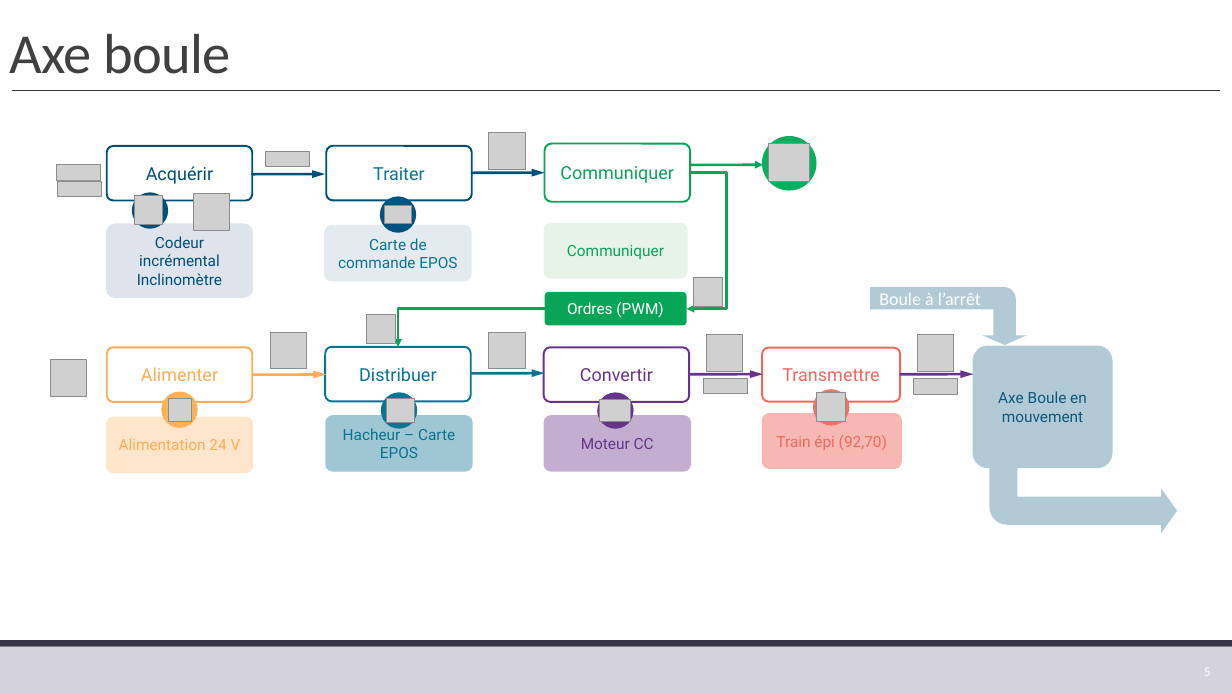
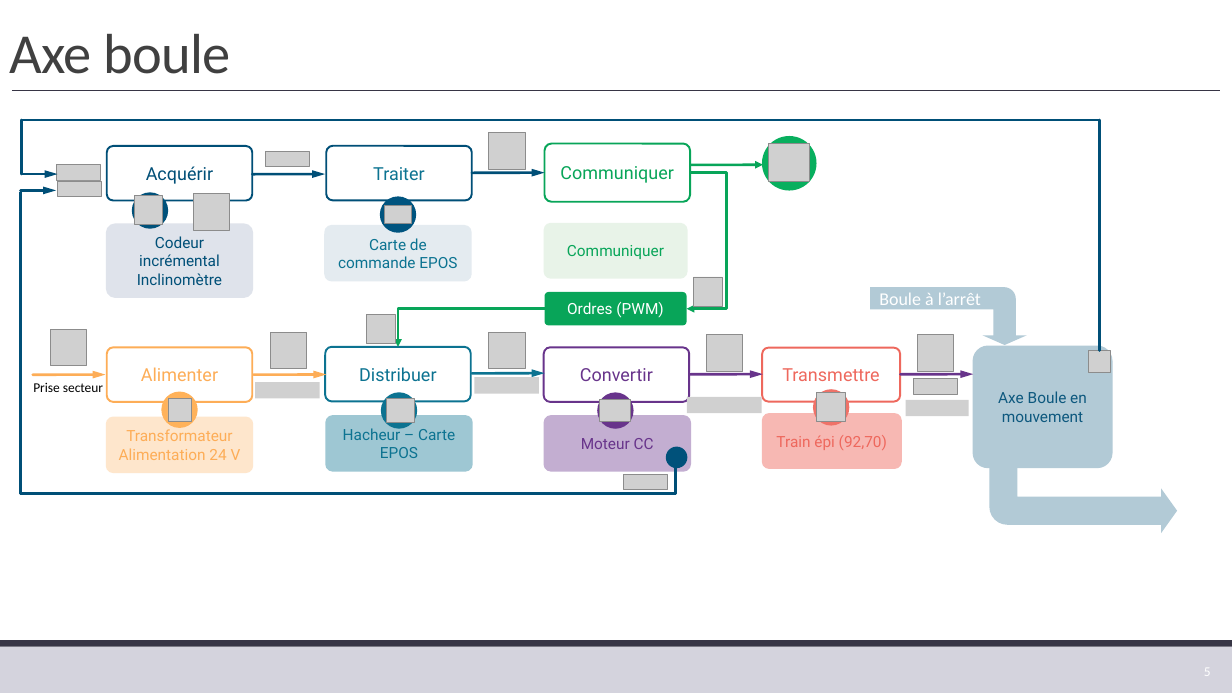
Before and after one commit to xpessoles/TP_Corriges, a slide deck: slide 5 of 01_BGR_300/01_BGR_300.pptx. Drawn at 1232x693 pixels with LibreOffice and Linux fonts; fonts in the diff are those of the drawing; grey boxes stand for pictures; background and template pictures are left out. Boxes give left, top, right and bottom in pixels: in the first picture for what was removed or moved away, otherwise in the second. Text is boxed around its words. In the diff, an @@ line names an element or a change of style, - is before the commit and + after.

```diff
--- a/01_BGR_300/01_BGR_300.pptx
+++ b/01_BGR_300/01_BGR_300.pptx
@@ line added from (21, 120) to (1100, 120), #004F77 2 pt @@
@@ line added from (21, 174) to (21, 120), #004F77 2 pt @@
@@ line added from (1100, 350) to (1100, 120), #004F77 2 pt @@
@@ arrow added from (22, 174) to (57, 174), #004F77 2 pt @@
@@ arrow added from (20, 190) to (56, 190), #004F77 2 pt @@
@@ line added from (20, 494) to (20, 192), #004F77 2 pt @@
@@ picture: place and size @@
-picture at [50,360,86,396]
+picture at [50,330,86,366]
@@ picture added at [1089,350,1111,372] @@
@@ arrow added from (32, 375) to (105, 374), #FDAD57 2 pt @@
@@ text added at [33,383,103,392], 10.5 pt, text #000000 @@
+Prise secteur
@@ picture added at [255,382,320,398] @@
@@ picture added at [474,377,539,394] @@
@@ picture added at [687,396,762,413] @@
@@ picture added at [906,400,969,417] @@
@@ text in rounded rectangle at [119,429,241,460]: text changed @@
-Alimentation 24 V
+Transformateur Alimentation 24 V
@@ ellipse added at [666,446,688,468], fill #00517A @@
@@ picture: place and size @@
-picture at [703,378,748,394]
+picture at [624,474,668,490]
@@ line added from (676, 494) to (676, 469), #004F77 2 pt @@
@@ line added from (20, 494) to (676, 494), #004F77 2 pt @@
```
Also in this commit, not shown: 1 other slide changed, 4 other files.
